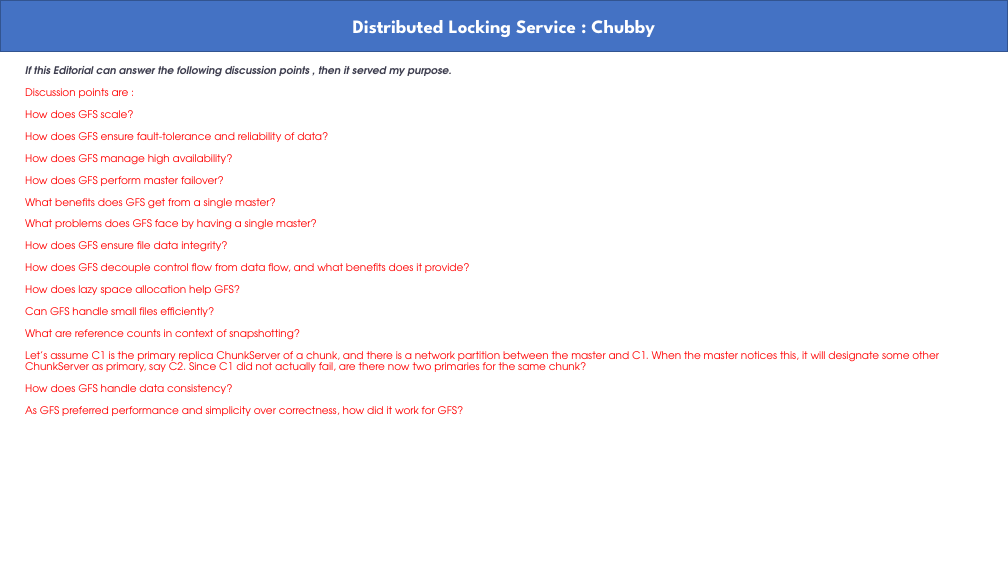
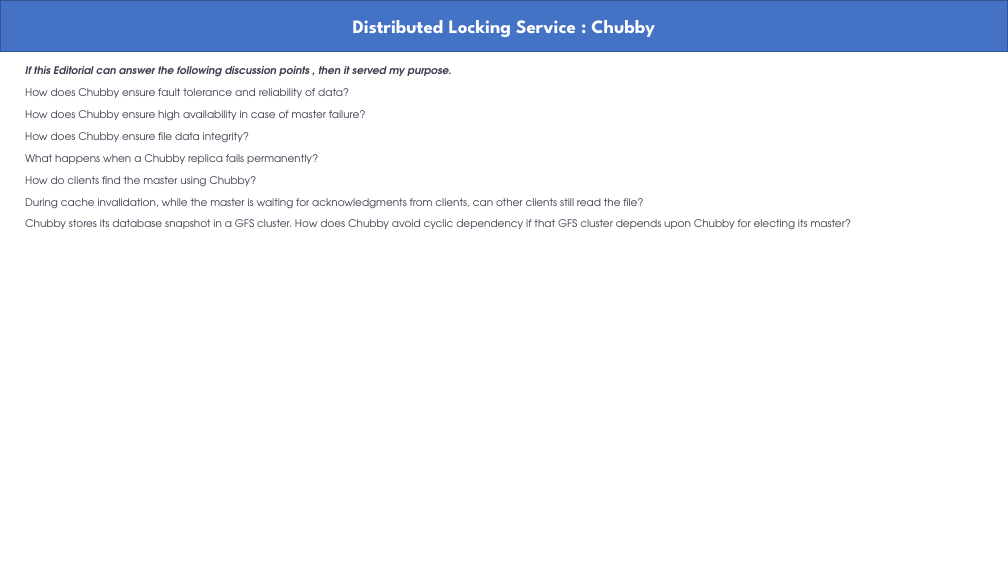
Before and after one commit to abmishra1234/Advanced-System-Design, a slide deck: slide 1 of Chubby.pptx. Drawn at 1008x567 pixels with LibreOffice and Linux fonts; fonts in the diff are those of the drawing. Boxes give left, top, right and bottom in pixels: in the first picture for what was removed or moved away, otherwise in the second. Text is boxed around its words. In the diff, an @@ line names an element or a change of style, - is before the commit and + after.

```diff
--- a/Chubby.pptx
+++ b/Chubby.pptx
@@ text at bbox=[25, 88, 852, 230]: text changed; text colour #FF0000 to #3D3D4E @@
-Discussion points are :
-How does GFS scale?
-How does GFS ensure fault-tolerance and reliability of data?
-How does GFS manage high availability?
-How does GFS perform master failover?
-What benefits does GFS get from a single master?
-What problems does GFS face by having a single master?
-How does GFS ensure file data integrity?
-How does GFS decouple control flow from data flow, and what benefits does it provide?
-How does lazy space allocation help GFS?
-Can GFS handle small files efficiently?
-What are reference counts in context of snapshotting?
-Let’s assume C1 is the primary replica ChunkServer of a chunk, and there is a network partition between the master and C1. When the master notices this, it will designate some other ChunkServer as primary, say C2. Since C1 did not actually fail, are there now two primaries for the same chunk?
-How does GFS handle data consistency?
-As GFS preferred performance and simplicity over correctness, how did it work for GFS?
+How does Chubby ensure fault tolerance and reliability of data?
+How does Chubby ensure high availability in case of master failure?
+How does Chubby ensure file data integrity?
+What happens when a Chubby replica fails permanently?
+How do clients find the master using Chubby?
+During cache invalidation, while the master is waiting for acknowledgments from clients, can other clients still read the file?
+Chubby stores its database snapshot in a GFS cluster. How does Chubby avoid cyclic dependency if that GFS cluster depends upon Chubby for electing its master?
```
Also in this commit, not shown: 2 other slides changed, 3 slides added, 1 other file.
